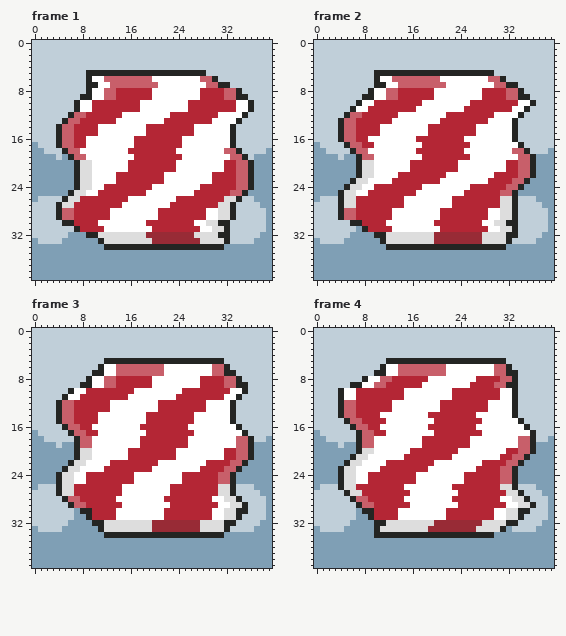
One commit to this animated GIF sprite: docs/docs/reference/shaders/SEAWATER.gif. The picture above is the old version.
The file is 80x80 pixels, drawn in blocks of 2x2; one block is one cell here. Shown: frame 1, frame 2, frame 3, frame 4. The commit also changed other frames, which this record leaves out.
Now the later version:
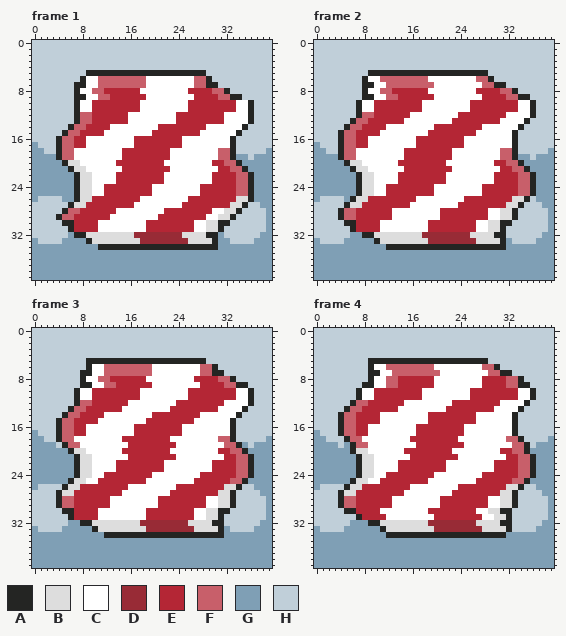
Palette (. is transparent): A #242523  B #dddddd  C #ffffff  D #982b36  E #b42635  F #c85f6a  G #7f9fb5  H #c0cfd9
From old to new:
Frame 1:
y 6: x 8..9 HA -> AC; x 11 C -> F; x 19 F -> C; x 27 C -> F; x 29..30 FA -> AH
y 7: x 7..12 HHAACC -> AACCFF; x 19..20 FF -> CC; x 27..32 CCFFAA -> FFAAHH
y 8: x 7..13 HHACCFF -> ACCFFEE; x 18..19 EE -> CC; x 26..27 CC -> EE; x 30..34 EEFFA -> FFAHH
y 9: x 7 H -> A; x 9 A -> C; x 11 C -> F; x 13 F -> E; x 19 E -> C; x 27 C -> E; x 31 E -> F; x 33 F -> A; x 35 A -> H
y 12: x 6..7 AF -> HA; x 9 E -> F; x 15 C -> E; x 23 E -> C; x 31 C -> E; x 35..36 AH -> CA
y 13: x 5..9 AFFEE -> HHAFF; x 14..15 CC -> EE; x 22..23 EE -> CC; x 30..31 CC -> EE; x 34..36 AHH -> CCA
y 14: x 4..8 AFFEE -> HHAFF; x 11..12 CC -> EE; x 19..20 EE -> CC; x 27..28 CC -> EE; x 33..35 AHH -> CCA
y 15: x 4..5 AF -> HA; x 7 E -> F; x 11 C -> E; x 19 E -> C; x 27 C -> E; x 33..34 AH -> CA
y 18: x 4..5 HA -> AF; x 7 F -> C; x 15 C -> E; x 23 E -> C; x 31 C -> F; x 33..34 FA -> AH
y 19: x 4..8 HGAFF -> AFFCC; x 15..16 CC -> EE; x 23..24 EE -> CC; x 31..35 CCFFA -> FFAGG
y 20: x 5..9 GGABB -> ABBCC; x 14..15 CC -> EE; x 22..23 EE -> CC; x 30..36 CCEEFFA -> EEFFAGG
y 21: x 6..7 GA -> AB; x 9 B -> C; x 15 C -> E; x 23 E -> C; x 31 C -> E; x 33 E -> F; x 35..36 FA -> AG
y 25: x 6..7 AB -> GA; x 9 C -> B; x 11 E -> C; x 19 C -> E; x 27 E -> C; x 33 F -> E; x 35..36 AG -> FA
y 26: x 5..9 ABBEE -> GGABB; x 16..17 CC -> EE; x 24..25 EE -> CC; x 32..36 BBAHH -> EEBBA
y 27: x 4..8 ABBEE -> HHABB; x 15..16 CC -> EE; x 23..24 EE -> CC; x 31..35 BBAHH -> EEBBA
y 28: x 4..5 AF -> HA; x 7 E -> F; x 13 C -> E; x 21 E -> C; x 29 C -> E; x 31 B -> C; x 33..34 AH -> BA
y 31: x 6..7 HA -> AE; x 11 E -> C; x 19 C -> E; x 27 E -> C; x 29 C -> B; x 31..32 BA -> AH
y 32: x 7..10 GGAA -> AABB; x 17..18 BB -> DD; x 25..26 DD -> BB; x 29..32 BBAA -> AAGH
y 33: x 9..11 GGA -> ABB; x 18..19 BB -> DD; x 26..27 DD -> BB; x 30..32 BBA -> AGG
y 34: x 11 G -> A; x 31 A -> G
Frame 2:
y 5: x 9 H -> A; x 29 A -> H
y 6: x 8..12 HHACC -> ACCFF; x 19..20 FF -> CC; x 27..31 CCFFA -> FFAHH
y 7: x 8..13 HHAACC -> AACCFF; x 20..21 FF -> CC; x 28..33 CCFFAA -> FFAAHH
y 8: x 8..9 HA -> AC; x 11 C -> F; x 13 F -> E; x 19 E -> C; x 27 C -> E; x 31 E -> F; x 33..34 FA -> AH
y 11: x 6..7 AC -> HA; x 9 E -> C; x 17 C -> E; x 25 E -> C; x 33 C -> E; x 35..36 AH -> CA
y 12: x 5..9 AFFEE -> HHAFF; x 14..15 CC -> EE; x 22..23 EE -> CC; x 30..31 CC -> EE; x 34..36 AHH -> CCA
y 13: x 4..8 AFFEE -> HHAFF; x 13..14 CC -> EE; x 21..22 EE -> CC; x 29..30 CC -> EE; x 33..35 AHH -> CCA
y 14: x 4..5 AF -> HA; x 7 E -> F; x 11 C -> E; x 19 E -> C; x 27 C -> E; x 33..34 AH -> CA
y 17: x 4..5 HA -> AF; x 7 F -> E; x 9 E -> C; x 17 C -> E; x 25 E -> C; x 33..34 CA -> AH
y 18: x 4..8 HHAFF -> AFFCC; x 15..16 CC -> EE; x 23..24 EE -> CC; x 31..35 CCFFA -> FFAHH
y 19: x 4..9 HGGAFF -> AFFCCC; x 15..17 CCC -> EEE; x 23..25 EEE -> CCC; x 31..36 CCCFFA -> FFAGGH
y 20: x 5..9 GGABB -> ABBCC; x 14..15 CC -> EE; x 22..23 EE -> CC; x 30..36 CCEEFFA -> EEFFAGG
y 21: x 6..7 GA -> AB; x 9 B -> C; x 15 C -> E; x 23 E -> C; x 31 C -> E; x 33 E -> F; x 35..36 FA -> AG
y 23: x 6..7 AB -> GA; x 9 C -> B; x 13 E -> C; x 21 C -> E; x 29 E -> C; x 33 F -> E; x 35..36 AG -> FA
y 24: x 5..11 ABBCCEE -> GGABBCC; x 18..19 CC -> EE; x 26..27 EE -> CC; x 32..36 FFAGG -> EEFFA
y 25: x 4..11 ABBCCEEE -> GGGABBCC; x 17..19 CCC -> EEE; x 25..27 EEE -> CCC; x 31..36 FFAGGG -> EEEFFA
y 26: x 4..8 ABBEE -> HGABB; x 15..16 CC -> EE; x 23..24 EE -> CC; x 31..35 BBAHH -> EEBBA
y 27: x 4..5 AB -> HA; x 7 E -> B; x 15 C -> E; x 23 E -> C; x 31 B -> E; x 33..34 AH -> BA
y 30: x 5 H -> A; x 7 A -> E; x 11 E -> C; x 19 C -> E; x 27 E -> C; x 29 C -> B; x 31 B -> A; x 33 A -> H
y 31: x 6..8 HGA -> AEE; x 11..12 EE -> CC; x 19..20 CC -> EE; x 27..33 EECCBBA -> CCBBAHH
y 32: x 8..11 GGAA -> AABB; x 18..19 BB -> DD; x 26..27 DD -> BB; x 30..33 BBAA -> AAHH
y 33: x 10..11 GA -> AB; x 19 B -> D; x 27 D -> B; x 31..32 BA -> AG
Frame 3:
y 5: x 9..11 HHH -> AAA; x 29..31 AAA -> HHH
y 6: x 9..13 HHACC -> ACCFF; x 20..21 FF -> CC; x 28..32 CCFFA -> FFAHH
y 7: x 8..13 HHAACC -> AACCFF; x 20..21 FF -> CC; x 28..33 CCFFAA -> FFAAHH
y 8: x 8..9 HA -> AC; x 11 C -> F; x 13 F -> E; x 19 E -> C; x 27 C -> E; x 31 E -> F; x 33..34 FA -> AH
y 10: x 6..7 AC -> HA; x 9 E -> C; x 17 C -> E; x 25 E -> C; x 33 C -> E; x 35..36 AH -> CA
y 11: x 5..9 ACCEE -> HHACC; x 16..17 CC -> EE; x 24..25 EE -> CC; x 32..36 CCAHH -> EECCA
y 12: x 4..9 AFFEEE -> HHHAFF; x 13..15 CCC -> EEE; x 21..23 EEE -> CCC; x 29..31 CCC -> EEE; x 33..36 AHHH -> CCCA
y 13: x 4..8 AFFEE -> HHAFF; x 13..14 CC -> EE; x 21..22 EE -> CC; x 29..30 CC -> EE; x 33..35 AHH -> CCA
y 14: x 4..5 AF -> HA; x 7 E -> F; x 11 C -> E; x 19 E -> C; x 27 C -> E; x 33..34 AH -> CA
y 16: x 4..5 HA -> AF; x 7 F -> E; x 9 E -> C; x 17 C -> E; x 25 E -> C; x 33..34 CA -> AH
y 17: x 4..10 HHAFFEE -> AFFEECC; x 17..18 CC -> EE; x 25..26 EE -> CC; x 33..35 CCA -> AHH
y 18: x 4..9 HHHAFF -> AFFCCC; x 15..17 CCC -> EEE; x 23..25 EEE -> CCC; x 31..36 CCCFFA -> FFAHHH
y 19: x 5..9 GGAFF -> AFFCC; x 16..17 CC -> EE; x 24..25 EE -> CC; x 32..36 CCFFA -> FFAGH
y 20: x 6..7 GA -> AB; x 9 B -> C; x 15 C -> E; x 23 E -> C; x 31 C -> E; x 33 E -> F; x 35..36 FA -> AG
y 22: x 6..7 AB -> GA; x 9 C -> B; x 13 E -> C; x 21 C -> E; x 29 E -> C; x 33 F -> E; x 35..36 AG -> FA
y 23: x 5..9 ABBCC -> GGABB; x 12..13 EE -> CC; x 20..21 CC -> EE; x 28..29 EE -> CC; x 32..36 FFAGG -> EEFFA
y 24: x 4..11 ABBCCEEE -> GGGABBCC; x 17..19 CCC -> EEE; x 25..27 EEE -> CCC; x 31..36 FFAGGG -> EEEFFA
y 25: x 4..10 ABBCCEE -> GGABBCC; x 17..18 CC -> EE; x 25..26 EE -> CC; x 31..35 FFAGG -> EEFFA
y 26: x 4..5 AB -> HA; x 7 E -> B; x 15 C -> E; x 23 E -> C; x 31 B -> E; x 33..34 AH -> BA
y 28: x 4..5 HA -> AF; x 7 F -> E; x 13 E -> C; x 21 C -> E; x 29 E -> C; x 31 C -> B; x 33..34 BA -> AH
y 29: x 4..8 HHAFF -> AFFEE; x 13..14 EE -> CC; x 21..22 CC -> EE; x 29..35 EECCBBA -> CCBBAHH
y 30: x 5..9 HHGAA -> AAEEE; x 11..13 EEE -> CCC; x 19..21 CCC -> EEE; x 27..35 EEECCBBAA -> CCBBAAHHH
y 31: x 6..9 HGGA -> AEEE; x 11..13 EEE -> CCC; x 19..21 CCC -> EEE; x 27..34 EEECCBBA -> CCBBAHHH
y 32: x 8..11 GGAA -> AABB; x 18..19 BB -> DD; x 26..27 DD -> BB; x 30..33 BBAA -> AAHH
y 33: x 10..11 GA -> AB; x 19 B -> D; x 27 D -> B; x 31..32 BA -> AG
Frame 4:
y 5: x 9..11 HHH -> AAA; x 29..31 AAA -> HHH
y 6: x 9..13 HHACC -> ACCFF; x 20..21 FF -> CC; x 28..32 CCFFA -> FFAHH
y 7: x 9 H -> A; x 11 A -> C; x 13 C -> F; x 21 F -> C; x 29 C -> F; x 31 F -> A; x 33 A -> H
y 8: x 8..9 AC -> HA; x 11 F -> C; x 13 E -> F; x 19 C -> E; x 27 E -> C; x 31 F -> E; x 33..34 AH -> FA
y 9: x 6..13 AACCFFEE -> HHAACCFF; x 18..19 CC -> EE; x 26..27 EE -> CC; x 30..35 FFAAHH -> EEFFAA
y 10..11: x 4..9 ACCEEE -> HHHACC; x 15..17 CCC -> EEE; x 23..25 EEE -> CCC; x 31..36 CCAHHH -> EEECCA
y 12: x 4..8 AFFEE -> HHAFF; x 13..14 CC -> EE; x 21..22 EE -> CC; x 29..30 CC -> EE; x 33..35 AHH -> CCA
y 13: x 4..5 AF -> HA; x 7 E -> F; x 13 C -> E; x 21 E -> C; x 29 C -> E; x 33..34 AH -> CA
y 15: x 4..5 HA -> AF; x 7 F -> E; x 11 E -> C; x 19 C -> E; x 27 E -> C; x 33..34 CA -> AH
y 16: x 4..10 HHAFFEE -> AFFEECC; x 17..18 CC -> EE; x 25..26 EE -> CC; x 33..35 CCA -> AHH
y 17: x 4..11 HHHAFFEE -> AFFEECCC; x 17..19 CCC -> EEE; x 25..27 EEE -> CCC; x 33..36 CCCA -> AHHH
y 18: x 5..9 HHAFF -> AFFCC; x 16..17 CC -> EE; x 24..25 EE -> CC; x 32..36 CCFFA -> FFAHH
y 19: x 6..7 GA -> AF; x 9 F -> C; x 17 C -> E; x 25 E -> C; x 33 C -> F; x 35..36 FA -> AH
y 20: x 6..7 GA -> AB; x 9 B -> C; x 15 C -> E; x 23 E -> C; x 31 C -> E; x 33 E -> F; x 35..36 FA -> AG
y 21: x 6..7 AB -> GA; x 9 C -> B; x 15 E -> C; x 23 C -> E; x 31 E -> C; x 33 F -> E; x 35..36 AG -> FA
y 22: x 5..9 ABBCC -> GGABB; x 12..13 EE -> CC; x 20..21 CC -> EE; x 28..29 EE -> CC; x 32..36 FFAGG -> EEFFA
y 23: x 4..9 ABBCCC -> GGGABB; x 11..13 EEE -> CCC; x 19..21 CCC -> EEE; x 27..29 EEE -> CCC; x 31..36 FFAGGG -> EEEFFA
y 24: x 4..11 ABBCCEEE -> GGGABBCC; x 17..19 CCC -> EEE; x 25..27 EEE -> CCC; x 31..36 FFAGGG -> EEEFFA
y 25: x 4..10 ABBCCEE -> GGABBCC; x 17..18 CC -> EE; x 25..26 EE -> CC; x 31..35 FFAGG -> EEFFA
y 26: x 4..5 AB -> HA; x 7 E -> B; x 15 C -> E; x 23 E -> C; x 31 B -> E; x 33..34 AH -> BA
y 27: x 4..5 HA -> AB; x 7 B -> E; x 15 E -> C; x 23 C -> E; x 31 E -> B; x 33..34 BA -> AH
y 28: x 4..8 HHAFF -> AFFEE; x 13..14 EE -> CC; x 21..22 CC -> EE; x 29..35 EECCBBA -> CCBBAHH
y 29: x 4..9 HHHAFF -> AFFEEE; x 13..15 EEE -> CCC; x 21..23 CCC -> EEE; x 29..36 EEECCBBA -> CCBBAHHH
y 30: x 5..9 HHGAA -> AAEEE; x 11..13 EEE -> CCC; x 19..21 CCC -> EEE; x 27..35 EEECCBBAA -> CCBBAAHHH
y 31: x 7..9 GGA -> AEE; x 12..13 EE -> CC; x 20..21 CC -> EE; x 28..34 EECCBBA -> CCBBAHH
y 32: x 9 G -> A; x 11 A -> B; x 19 B -> D; x 27 D -> B; x 31 B -> A; x 33 A -> H
y 33: x 10..11 AB -> GA; x 19 D -> B; x 27 B -> D; x 31..32 AG -> BA
y 34: x 10..11 AA -> GG; x 30..31 GG -> AA
Boxes around the changes in both pictures, in picture pixels (x1, y1, x2, y2):
changed: (56, 76, 254, 250)
changed: (338, 70, 536, 244)
changed: (56, 358, 254, 532)
changed: (338, 358, 536, 538)
